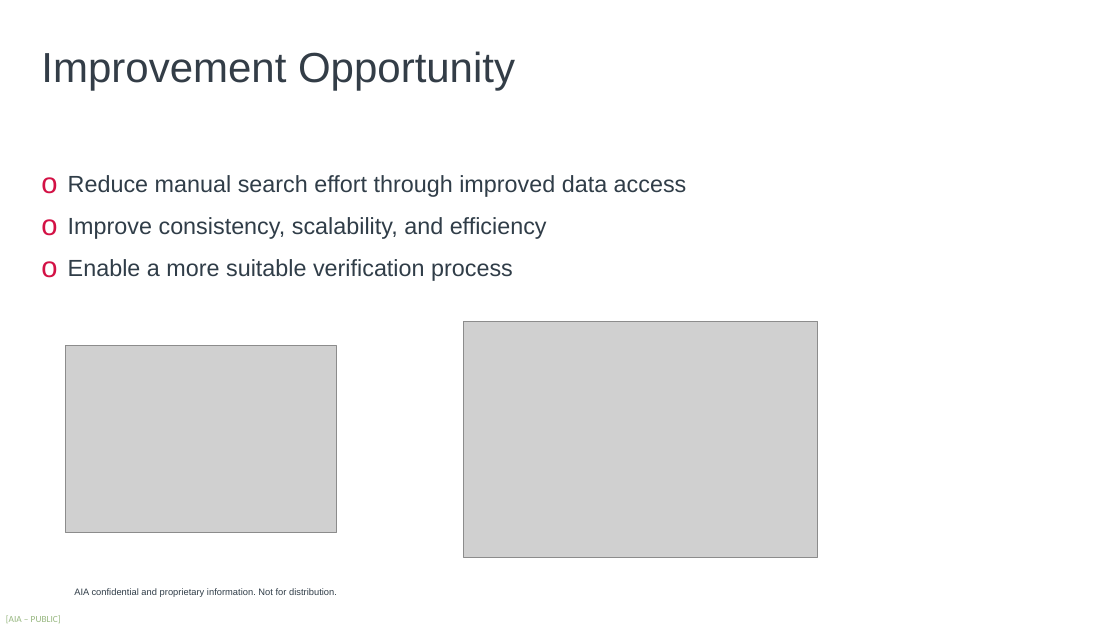
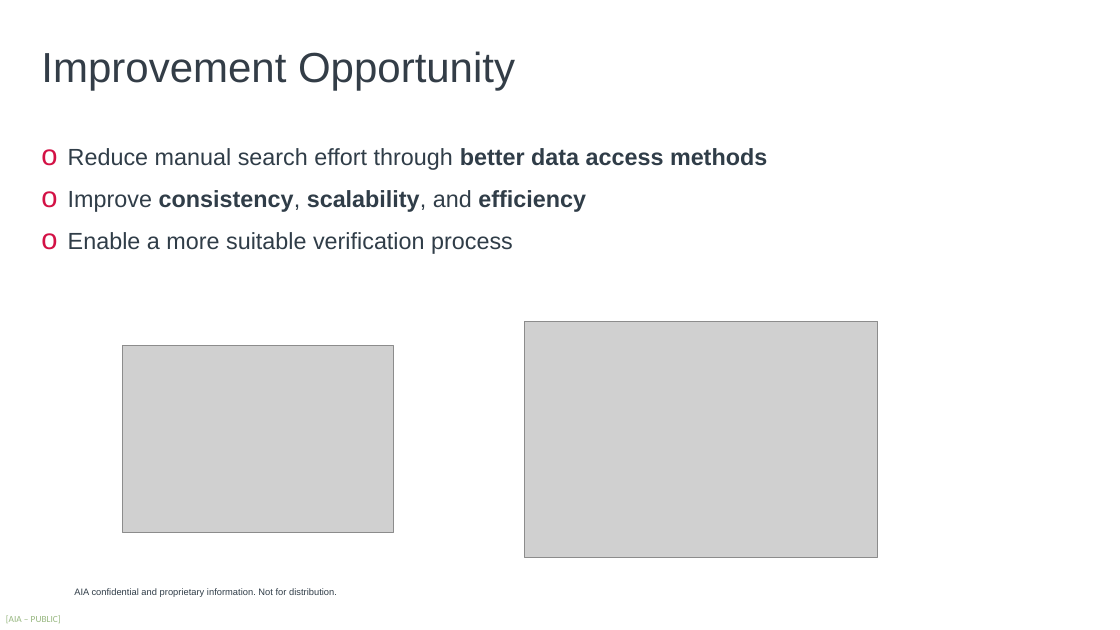
Before and after one commit to harrysokool/AIA-work, a slide deck: slide 5 of powerpoint/fetch_agent-draft.pptx. Drawn at 1120x630 pixels with LibreOffice and Linux fonts; fonts in the diff are those of the drawing; grey boxes stand for pictures; background and template pictures are left out. Boxes give left, top, right and bottom in pixels: in the first picture for what was removed or moved away, otherwise in the second. Text is boxed around its words. In the diff, an @@ line names an element or a change of style, - is before the commit and + after.

```diff
--- a/powerpoint/fetch_agent-draft.pptx
+++ b/powerpoint/fetch_agent-draft.pptx
@@ text "Reduce manual search effort through ...": place and size @@
-text "Reduce manual search effort through ..." at (68, 175, 687, 281)
+text "Reduce manual search effort through ..." at (68, 148, 767, 254)
@@ text at (68, 148, 767, 170): text changed @@
-o Reduce manual search effort through improved data access
+o Reduce manual search effort through better data access methods
@@ text at (68, 190, 586, 212): bold on in "consistency, scalability, efficiency" @@
@@ picture: place and size @@
-picture at (464, 321, 818, 557)
+picture at (524, 321, 878, 557)
@@ picture: place and size @@
-picture at (66, 346, 337, 533)
+picture at (123, 346, 394, 533)
```
Also in this commit, not shown: 5 other slides changed, 3 slides added, 1 other file.
